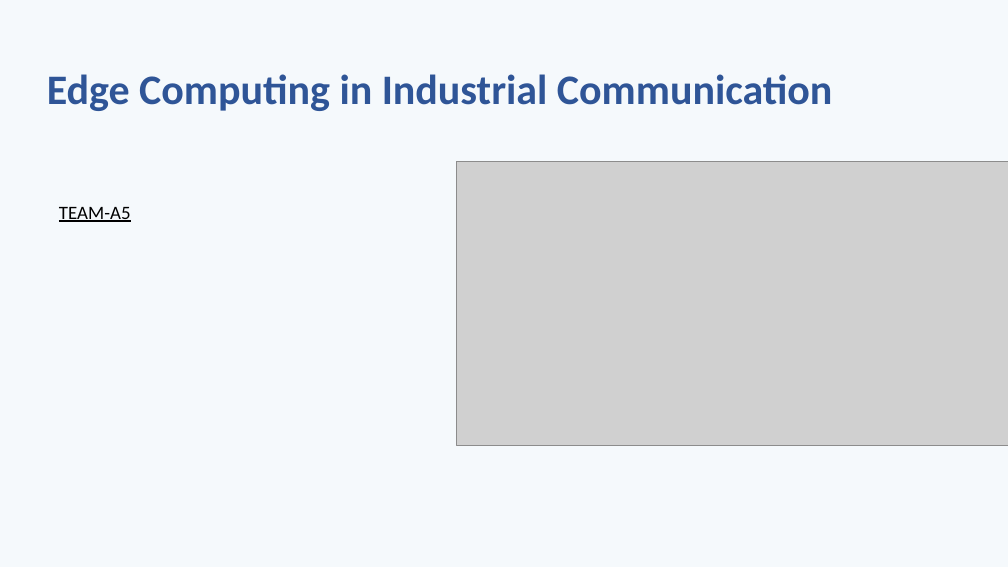
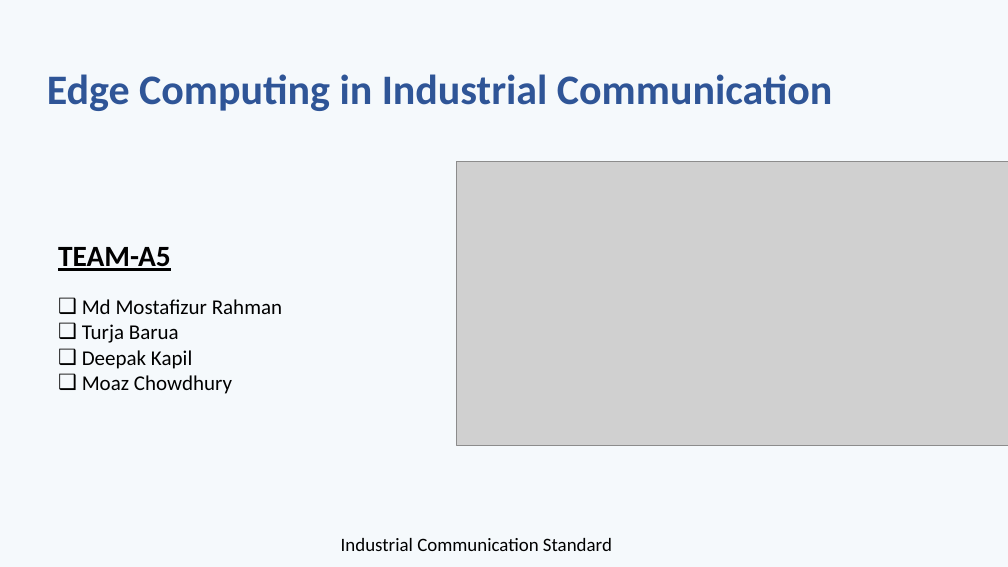
Before and after one commit to sohan2961/SS2026_ICS_Team_A5, a slide deck: slide 1 of Presentation/Edge_Computing_in_Industrial_Communication.pptx. Drawn at 1008x567 pixels with LibreOffice and Linux fonts; fonts in the diff are those of the drawing; grey boxes stand for pictures. Boxes give left, top, right and bottom in pixels: in the first picture for what was removed or moved away, otherwise in the second. Text is boxed around its words. In the diff, an @@ line names an element or a change of style, - is before the commit and + after.

```diff
--- a/Presentation/Edge_Computing_in_Industrial_Communication.pptx
+++ b/Presentation/Edge_Computing_in_Industrial_Communication.pptx
@@ text "TEAM-A5": place and size @@
-text "TEAM-A5" at bbox=[59, 207, 131, 222]
+text "TEAM-A5" at bbox=[58, 247, 171, 271]
@@ text "TEAM-A5" at bbox=[58, 247, 171, 271]: size 18 to 28 pt, bold on @@
@@ text added at bbox=[82, 299, 282, 394], 20 pt, text #000000 @@
+❑ Md Mostafizur Rahman
+❑ Turja Barua
+❑ Deepak Kapil
+❑ Moaz Chowdhury
@@ text added at bbox=[341, 538, 612, 551], 18 pt, text #000000 @@
+Industrial Communication Standard
```
Also in this commit, not shown: 1 slide added.
